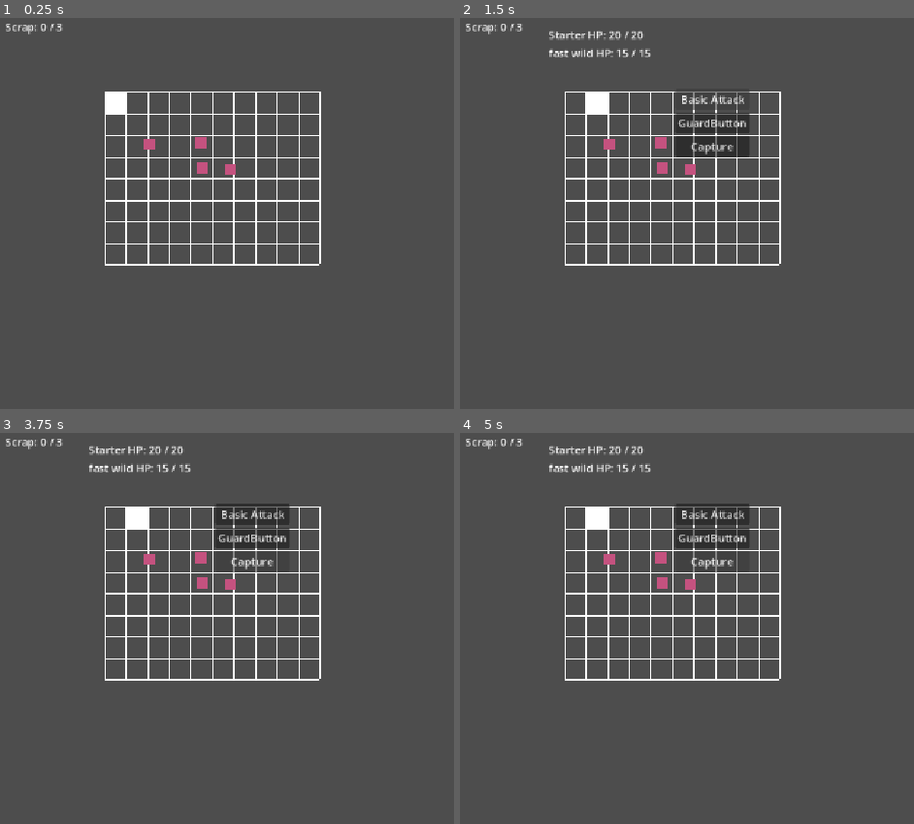
Above: before the commit, frames 1-4 (two rows, left to right).
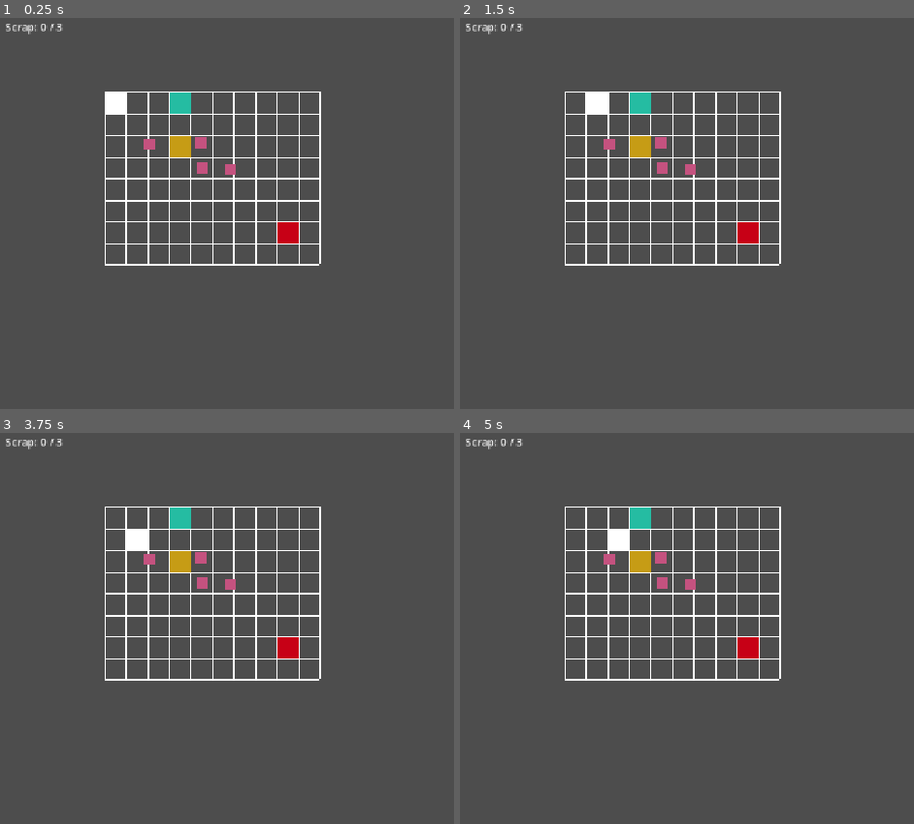
Above: after the commit, the same moments.

Repository: LionNaiman/Scraptures
Game: Godot game, scene res://scenes/main.tscn
The game is run twice, just before and just after one commit, with the same random seed, the same clock (stepped at 60 frames per second) and the same inputs.
Inputs (mouse positions are in pixels of both pictures, inside the frame that each line leads up to):
- Up to frame 1 (0.25 s): no input
- Up to frame 2 (1.5 s): tap Enter at 0.5 s; hold D (move_right) 0.53-1.25 s; hold B (test_battle) 0.53-1.25 s; click (714, 100) at 1.25 s, where only the run before the commit has a clickable "Basic Attack"
- Up to frame 3 (3.75 s): click (254, 538) at 2 s, where only the run before the commit has a clickable "GuardButton"; click (254, 562) at 2.75 s, where only the run before the commit has a clickable "Capture"; tap Space at 3.5 s; hold S (move_down) from 3.53 s (still down); tap B (test_battle) at 3.6 s
- Up to frame 4 (5 s): tap Enter at 4.25 s; release S (move_down) at 4.28 s; hold D (move_right) from 4.28 s (still down); hold B (test_battle) from 4.28 s (still down)

The runs differ from the first frame. In frame 1, 0.8% of the frame differs, in the area x 37-66%, y 19-58%; in frame 2, 3.0%; in frame 3, 3.4%, in the area x 19-66%, y 3-58%; in frame 4, 3.4%.

Commit message:
Complete Week 5 encounter integration

Diff:
--- /dev/null
+++ b/resources/scraptures/slow_wild_scrapture.tres
@@ -0,0 +1,10 @@
+[gd_resource type="Resource" script_class="ScraptureDefinition" format=3 uid="uid://bphuqqy7w2hbs"]
+
+[ext_resource type="Script" uid="uid://b3q0tcykcnyer" path="res://scripts/scraptures/scrapture_definition.gd" id="1_tqukt"]
+
+[resource]
+script = ExtResource("1_tqukt")
+display_name = "Slow Wild"
+base_max_health = 20
+base_speed = 3
+metadata/_custom_type_script = "uid://b3q0tcykcnyer"
--- /dev/null
+++ b/scenes/interactions/EncounterTrigger.tscn
@@ -0,0 +1,18 @@
+[gd_scene format=3 uid="uid://s08wpii7loi5"]
+
+[ext_resource type="Script" uid="uid://c02k5s5k0y8a7" path="res://scripts/interactions/encounter_trigger.gd" id="1_wh713"]
+
+[sub_resource type="RectangleShape2D" id="RectangleShape2D_wh713"]
+size = Vector2(32, 32)
+
+[node name="EncounterTrigger" type="Area2D" unique_id=400659884]
+script = ExtResource("1_wh713")
+
+[node name="CollisionShape2D" type="CollisionShape2D" parent="." unique_id=2042675267]
+shape = SubResource("RectangleShape2D_wh713")
+
+[node name="Polygon2D" type="Polygon2D" parent="." unique_id=766951619]
+color = Color(0.7797995, 0.6143179, 0.08441768, 1)
+polygon = PackedVector2Array(-16, -16, 16, -16, 16, 16, -16, 16)
+
+[connection signal="body_entered" from="." to="." method="_on_body_entered"]
--- a/scenes/main.tscn
+++ b/scenes/main.tscn
@@ -11,11 +11,12 @@
 [ext_resource type="Resource" uid="uid://ceq3d6m8ybcja" path="res://resources/modules/armor_plate.tres" id="7_tipki"]
 [ext_resource type="PackedScene" uid="uid://uva8cjqht36g" path="res://scenes/ui/InventoryScreen.tscn" id="10_choun"]
 [ext_resource type="PackedScene" uid="uid://vhnwojw7hj31" path="res://scenes/Battle/Battle.tscn" id="10_ya4ey"]
+[ext_resource type="PackedScene" uid="uid://s08wpii7loi5" path="res://scenes/interactions/EncounterTrigger.tscn" id="12_eb6dy"]
+[ext_resource type="Resource" uid="uid://bphuqqy7w2hbs" path="res://resources/scraptures/slow_wild_scrapture.tres" id="13_trceg"]
 
 [node name="Main" type="Node2D" unique_id=339090113]
 script = ExtResource("1_o5qli")
 starter_definition = ExtResource("2_tipki")
-fast_wild_definition = ExtResource("3_ya4ey")
 
 [node name="Grid" type="Node2D" parent="." unique_id=1949735223]
 position = Vector2(160, 120)
@@ -60,3 +61,28 @@
 offset_bottom = 201.0
 
 [node name="Battle" parent="." unique_id=327489164 instance=ExtResource("10_ya4ey")]
+
+[node name="EncounterTrigger" parent="." unique_id=78327874 instance=ExtResource("12_eb6dy")]
+position = Vector2(272, 136)
+scrapture_definition = ExtResource("3_ya4ey")
+
+[node name="Polygon2D" parent="EncounterTrigger" index="1" unique_id=766951619]
+color = Color(0.14538461, 0.7376643, 0.63657504, 1)
+
+[node name="SlowWildEncounter" parent="." unique_id=400659884 instance=ExtResource("12_eb6dy")]
+position = Vector2(272, 200)
+scrapture_definition = ExtResource("13_trceg")
+
+[node name="FinalEncounter" parent="." unique_id=1318858485 instance=ExtResource("12_eb6dy")]
+position = Vector2(432, 328)
+scrapture_definition = ExtResource("13_trceg")
+
+[node name="Polygon2D" parent="FinalEncounter" index="1" unique_id=766951619]
+color = Color(0.78039217, 0, 0.08627451, 1)
+
+[connection signal="encounter_triggered" from="EncounterTrigger" to="." method="_on_encounter_triggered"]
+[connection signal="encounter_triggered" from="SlowWildEncounter" to="." method="_on_encounter_triggered"]
+[connection signal="encounter_triggered" from="FinalEncounter" to="." method="_on_encounter_triggered"]
+
+[editable path="EncounterTrigger"]
+[editable path="FinalEncounter"]
--- /dev/null
+++ b/scripts/interactions/encounter_trigger.gd
@@ -0,0 +1,20 @@
+class_name EncounterTrigger
+extends Area2D
+
+
+signal encounter_triggered(scrapture_definition: ScraptureDefinition)
+
+@export var scrapture_definition: ScraptureDefinition
+
+
+func _on_body_entered(body: Node2D) -> void:
+	if not body.is_in_group("player"):
+		return
+
+	if scrapture_definition == null:
+		push_warning("EncounterTrigger has no ScraptureDefinition assigned.")
+		return
+
+	print("Encounter triggered")
+	encounter_triggered.emit(scrapture_definition)
+	queue_free()
--- a/scripts/main.gd
+++ b/scripts/main.gd
@@ -10,7 +10,6 @@
 var starter_scrapture: ScraptureRuntime #this is the scrapture that will be used to store the starter scrapture
 var scrapture_party: Array[ScraptureRuntime] = []
 var selected_scrapture: ScraptureRuntime #this is the scrapture that will be used to store the selected scrapture
-@export var fast_wild_definition: ScraptureDefinition #enemy var
 var enemy_scrapture: ScraptureRuntime
 @onready var inventory_screen: InventoryScreen = $InventoryScreen
 @onready var player: CharacterBody2D = $Player
@@ -35,6 +34,9 @@
 	inventory_screen.scrapture_selected.connect(
 	_on_scrapture_selected
 )
+
+
+
 func _on_unequip_requested(module: ModuleDefinition) -> void:
 	var unequipped_successfully: bool = try_unequip_module_to_inventory(module)
 
@@ -43,7 +45,9 @@
 
 	inventory_screen.show_feedback("")
 	inventory_screen.display_inventory(module_inventory)
-	inventory_screen.display_scrapture(starter_scrapture)
+	inventory_screen.display_scrapture(selected_scrapture)
+
+
 
 func _on_battle_ended() -> void:
 	player.set_process_unhandled_input(true)
@@ -68,6 +72,19 @@
 		"Party size: ",
 		scrapture_party.size()
 	)
+
+func _on_encounter_triggered(
+	scrapture_definition: ScraptureDefinition
+) -> void:
+	print(
+		"Main received encounter: ",
+		scrapture_definition.display_name
+	)
+
+	start_battle(scrapture_definition)
+
+
+
 
 func _on_scrapture_selected(
 	scrapture: ScraptureRuntime
@@ -107,13 +124,20 @@
 	print("Starter: ", starter_scrapture.definition.display_name)
 	print("Starting health: ", starter_scrapture.current_health)
 
-func create_enemy_scrapture() -> void:
-	if fast_wild_definition == null:
-		push_warning("Main has no Fast Wild ScraptureDefinition assigned.")
+func create_enemy_scrapture(
+	enemy_definition: ScraptureDefinition
+) -> void:
+	if enemy_definition == null:
+		push_warning("Cannot create enemy without a ScraptureDefinition.")
 		return
 
 	enemy_scrapture = ScraptureRuntime.new()
-	enemy_scrapture.initialize(fast_wild_definition)
+	enemy_scrapture.initialize(enemy_definition)
+
+	print(
+		"Created enemy: ",
+		enemy_scrapture.definition.display_name
+	)
 
 func _unhandled_input(event: InputEvent) -> void: #this is the function that will be called when the input is received
 	if event.is_action_pressed("inventory"):
@@ -122,8 +146,6 @@
 
 		inventory_screen.visible = not inventory_screen.visible
 		player.set_process_unhandled_input(not inventory_screen.visible)
-	if event.is_action_pressed("test_battle"):
-		start_test_battle()
 	if event.is_action_pressed("battle_basic_attack"):
 		battle.perform_basic_attack_round()
 	if event.is_action_pressed("battle_guard"):
@@ -223,18 +245,27 @@
 	print("Party size: ", scrapture_party.size())
 	print("-----------------")
 
-
-func start_test_battle() -> void:
+func start_battle(
+	enemy_definition: ScraptureDefinition
+) -> void:
 	if battle.is_active():
 		return
 
-	if starter_scrapture.is_defeated():
-		print("Starter is defeated and cannot battle.")
+	if selected_scrapture == null:
+		push_warning("No Scrapture selected for battle.")
+		return
+
+	if selected_scrapture.is_defeated():
+		print("Selected Scrapture is defeated and cannot battle.")
 		return
 
 	inventory_screen.visible = false
 
-	create_enemy_scrapture()
-	battle.initialize(starter_scrapture, enemy_scrapture)
+	create_enemy_scrapture(enemy_definition)
+
+	battle.initialize(
+		selected_scrapture,
+		enemy_scrapture
+	)
 
 	player.set_process_unhandled_input(false)
Not shown, added: scripts/interactions/encounter_trigger.gd.uid
